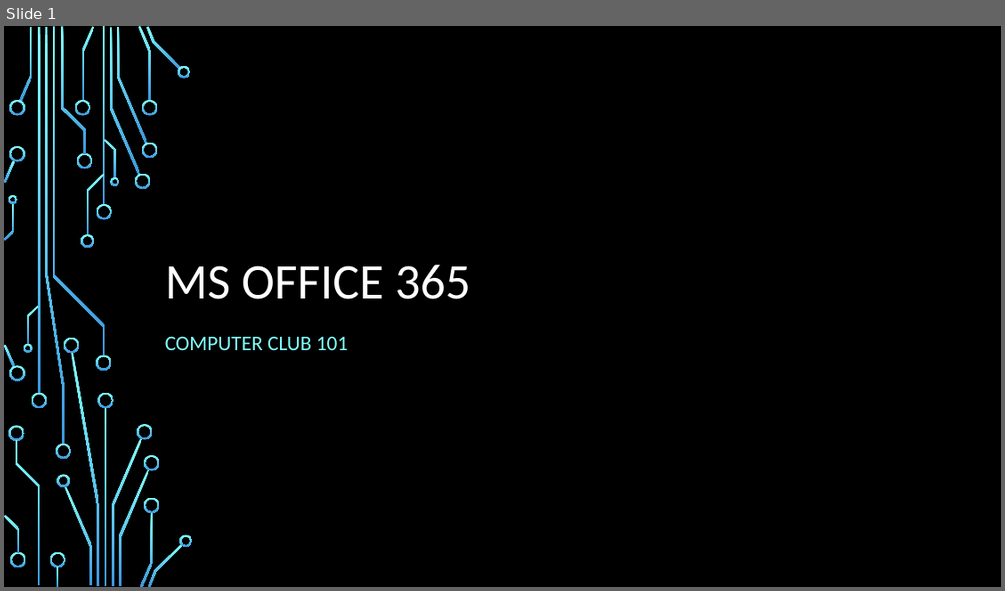
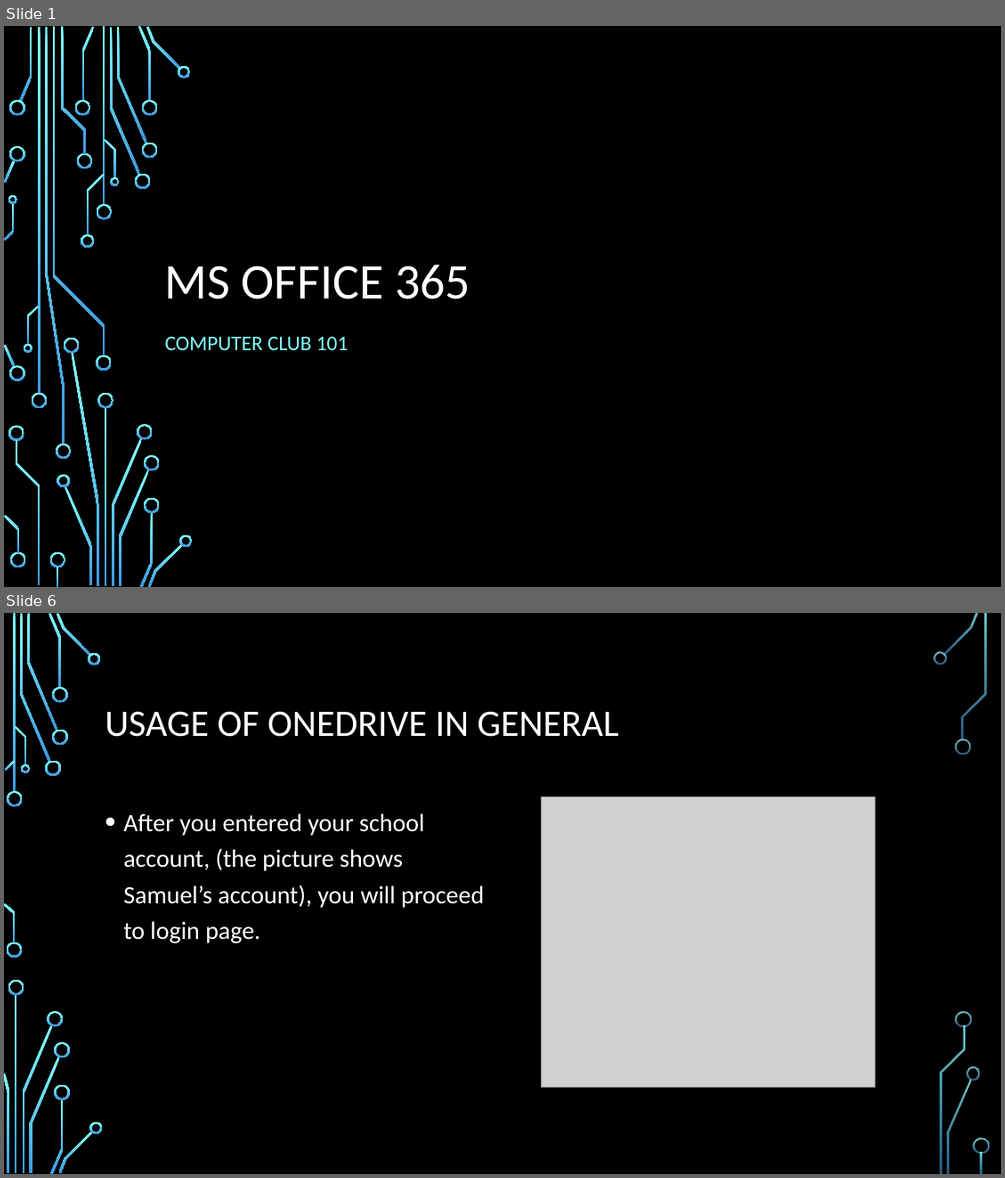
Before and after one commit to HIS-Computer-Club/MSOffice, a slide deck: MSOffice.pptx. Shown one above the other, each under a label of ours: slide 1 before the commit, slides 1 and 6 after it; the slides between them are not shown. The pictures are 1005x591 and 1005x1178 pixels, drawn with LibreOffice and Linux fonts; fonts in the diff are those of the drawing; grey boxes stand for pictures; background and template pictures are left out. Boxes give left, top, right and bottom in pixels: in the first picture for what was removed or moved away, otherwise in the second. Text is boxed around its words. In the diff, an @@ line names an element or a change of style, - is before the commit and + after.

Commit message:
Onedrive Usage

```diff
--- a/MSOffice.pptx
+++ b/MSOffice.pptx
@@ slide 6 added at (4,613,1001,1174), background picture (left out) @@
@@ title added at (105,711,619,737), 36 pt, text #FFFFFF @@
+USAGE OF ONEDRIVE IN GENERAL
@@ picture added at (542,797,875,1086) @@
@@ text added at (123,813,484,943), 24 pt, text #FFFFFF @@
+• After you entered your school account, (the picture shows Samuel’s account), you will proceed to login page.
@@ group added at (4,613,989,1174): 33 freeform shapes, 3 rectangles @@
```
Also in this commit, not shown: 5 other slides added.
